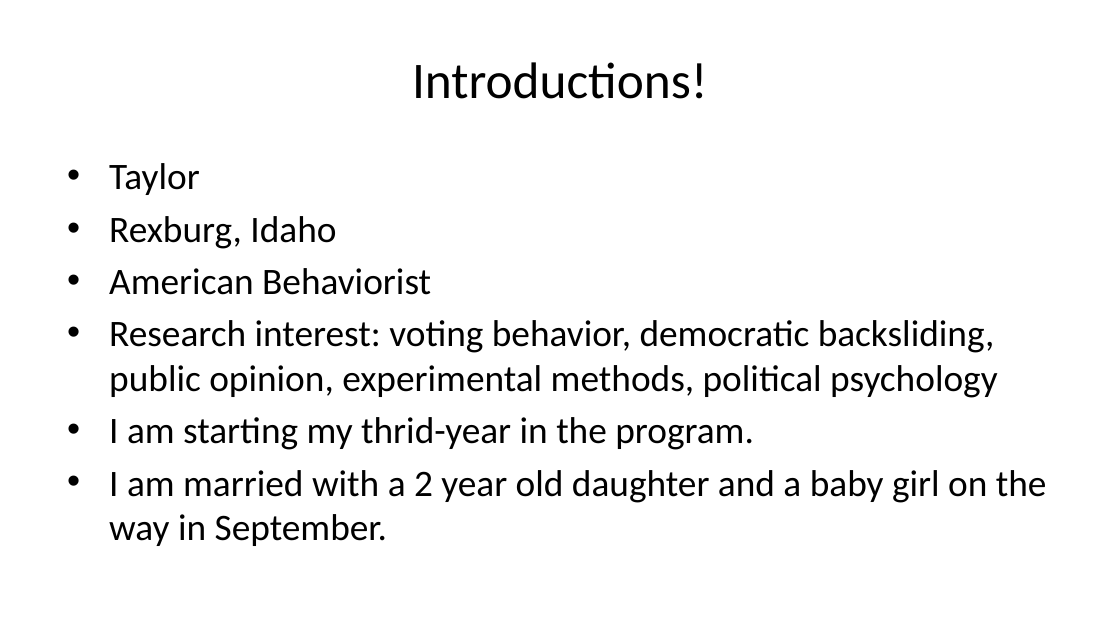
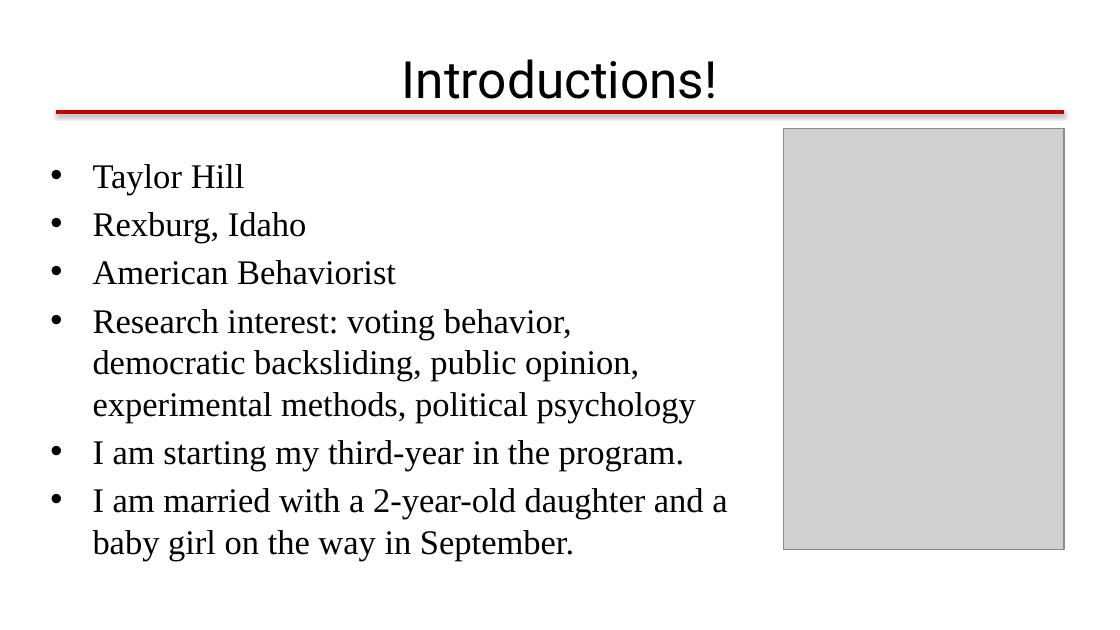
Before and after one commit to taylor-hill23/summer-ri-workshop-quarto, a slide deck: slide 2 of materials/class-slides-day-1-powerpoint.pptx (slide 3 before the commit). Drawn at 1120x630 pixels with LibreOffice and Linux fonts; fonts in the diff are those of the drawing; grey boxes stand for pictures. Boxes give left, top, right and bottom in pixels: in the first picture for what was removed or moved away, otherwise in the second. Text is boxed around its words. In the diff, an @@ line names an element or a change of style, - is before the commit and + after.

```diff
--- a/materials/class-slides-day-1-powerpoint.pptx
+++ b/materials/class-slides-day-1-powerpoint.pptx
@@ title "Introductions!" at (x1=402, y1=59, x2=718, y2=111): font Calibri to Roboto @@
@@ line added from (56, 112) to (1064, 112), #C00000 2 pt @@
@@ text "Taylor Hill" moved from (x1=109, y1=163, x2=1047, y2=546) to (x1=93, y1=164, x2=727, y2=561) @@
@@ picture added at (x1=783, y1=129, x2=1064, y2=550) @@
@@ text at (x1=93, y1=164, x2=245, y2=194): text changed; size 24 to 22.2 pt; font Calibri to Times New Roman @@
-• Taylor
+• Taylor Hill
@@ text at (x1=93, y1=212, x2=696, y2=422): size 24 to 22.2 pt, font Calibri to Times New Roman in "Rexburg, Idaho", "American Behaviorist", "Research interest: voting behavior, democratic backsliding,  ..." @@
@@ text at (x1=93, y1=440, x2=727, y2=561): text changed; size 24 to 22.2 pt; font Calibri to Times New Roman @@
-• I am starting my thrid-year in the program.
-• I am married with a 2 year old daughter and a baby girl on the way in September.
+• I am starting my third-year in the program.
+• I am married with a 2-year-old daughter and a baby girl on the way in September.
```
Also in this commit, not shown: 42 other slides changed, 21 slides added, 25 slides removed.
